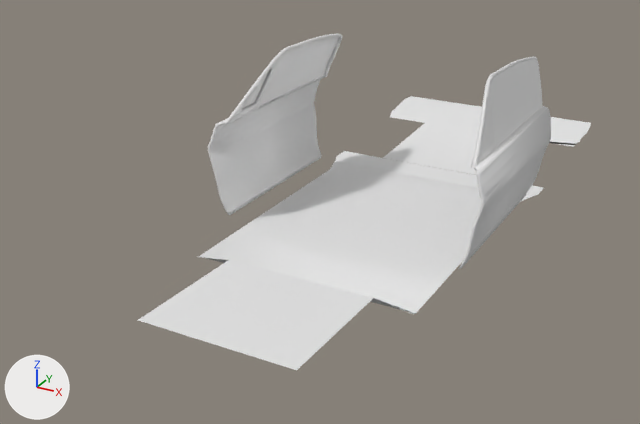
The Blender file media/work/model/ford.blend as it was, and as the next commit left it.
Rendered twice from a 50 mm lens placed at (23.6, -51.8, 20.4), pointed at (-3.0, -3.3, -3.8). Lighting does not change. The marker at lower left points along +X, +Y and +Z.
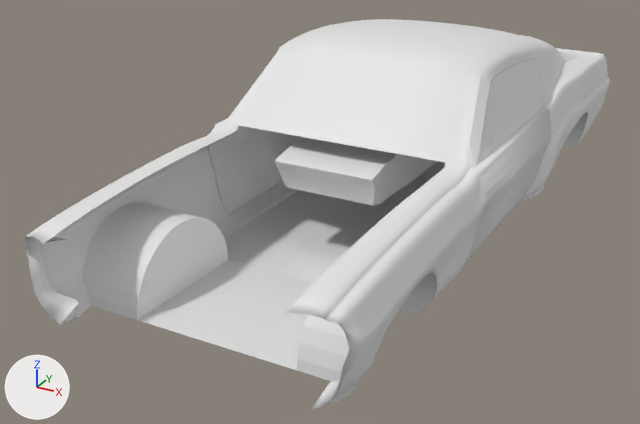
Where the newer file only moved an object's origin or applied its transform, the numbers keep the older frame.

What changed in the scene script:
```text
Add me_cube:
    me_cube.from_pydata(...)  # 46 vertices, 48 faces; spans x -3.3..3.3, y -9.4..8.9, z -2.2..2.1
Change ob_curve_017:
    remove ob_curve_017.hide_set(True)  # its collection is switched off
Change ob_curve:
    remove ob_curve.hide_set(True)  # its collection is switched off
Change ob_curve_014:
    remove ob_curve_014.hide_set(True)  # its collection is switched off
Change ob_curve_015:
    remove ob_curve_015.hide_set(True)  # its collection is switched off
Change ob_curve_004:
    remove ob_curve_004.hide_set(True)  # its collection is switched off
Change ob_plane:
    remove ob_plane.hide_set(True)  # its collection is switched off
Change ob_plane_001:
    remove ob_plane_001.hide_set(True)  # its collection is switched off
Change ob_curve_010:
    remove ob_curve_010.hide_set(True)  # its collection is switched off
Change ob_curve_008:
    remove ob_curve_008.hide_set(True)  # its collection is switched off
Add ob_cube:
    ob_cube = bpy.data.objects.new('Cube', me_cube)
    ob_cube.location = (0.0, 0.69, 1.31)
```

Changed parts and their boxes [x1, y1, x2, y2] in the pictures (640 x 424 px):
'Curve.017', shown
    after: [26, 122, 298, 325]
'Curve', shown
    after: [287, 163, 485, 409]
'Curve.010', shown
    after: [236, 52, 475, 160]
'Plane.001', shown
    after: [278, 19, 580, 106]
'Cube', added
    after: [274, 137, 436, 206]
'Curve.004', shown
    after: [520, 52, 610, 202]
'Curve.008', shown
    after: [217, 49, 489, 171]
'Curve.015', shown
    after: [532, 48, 592, 76]
'Curve.006', unchanged, covered by the edit
    before: [260, 37, 339, 106]
